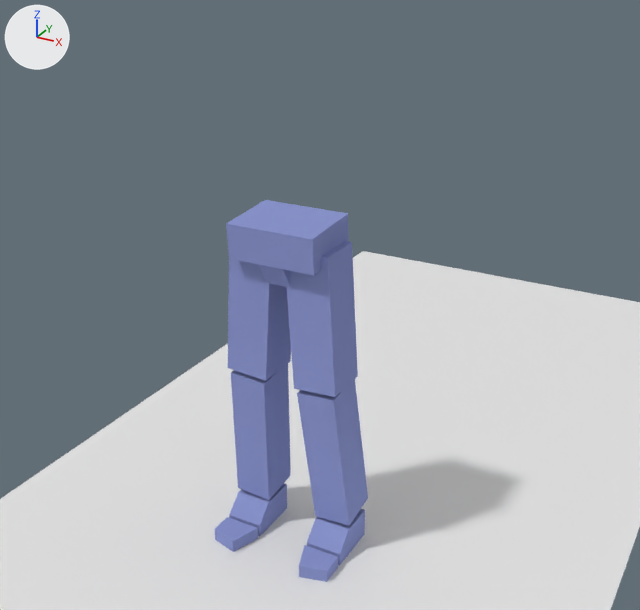
A saved change to the Blender file Blender Assets/Animated/Character_Animations.blend.
The view is the same before and after, from a 50 mm camera at (1.233, -2.038, 1.878) aimed at (0.086, 0.046, 0.836). Lighting does not change. The marker at upper left points along +X, +Y and +Z. The first picture is the older version.

The first picture shows 'Legs', 'Plane'.
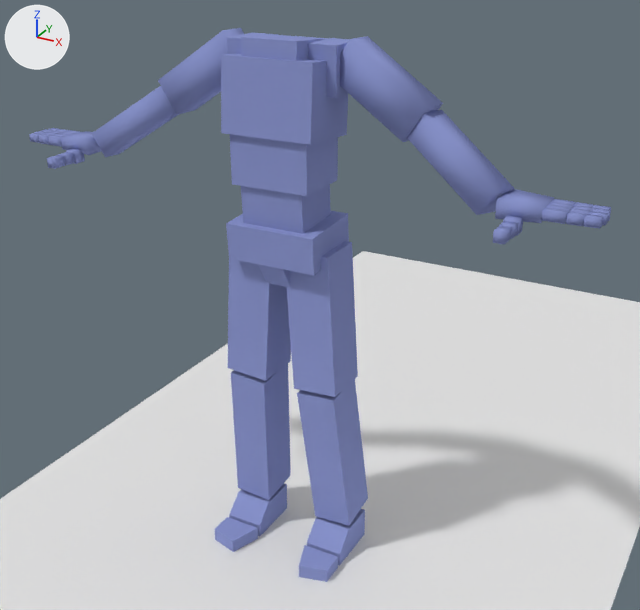
Pixel boxes (x1, y1, x2, y2) of what changed, in the pictures (640 x 610 px):
'Arms', shown (blue): after (29, 28, 611, 245)
'Torso', shown (blue): after (221, 33, 349, 234)

Diff of the bpy script that builds the scene:
```diff
--- a/Blender Assets/Animated/Character_Animations.blend.py
+++ b/Blender Assets/Animated/Character_Animations.blend.py
@@ ob_torso @@
 _m = ob_torso.modifiers.new('Mirror', 'MIRROR')
 _m.use_clip = True
-ob_torso.hide_set(True)
@@ ob_arms @@
 _m = ob_arms.modifiers.new('Mirror', 'MIRROR')
-ob_arms.hide_set(True)
```
